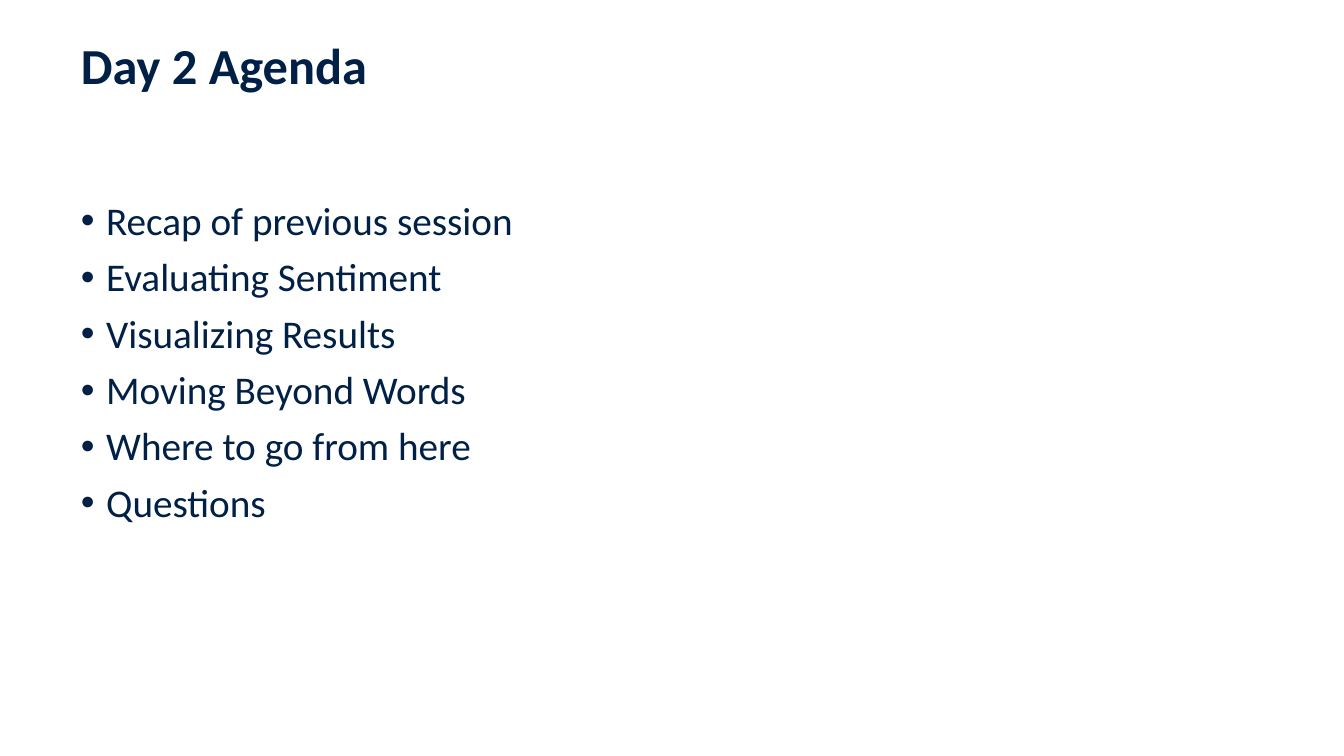
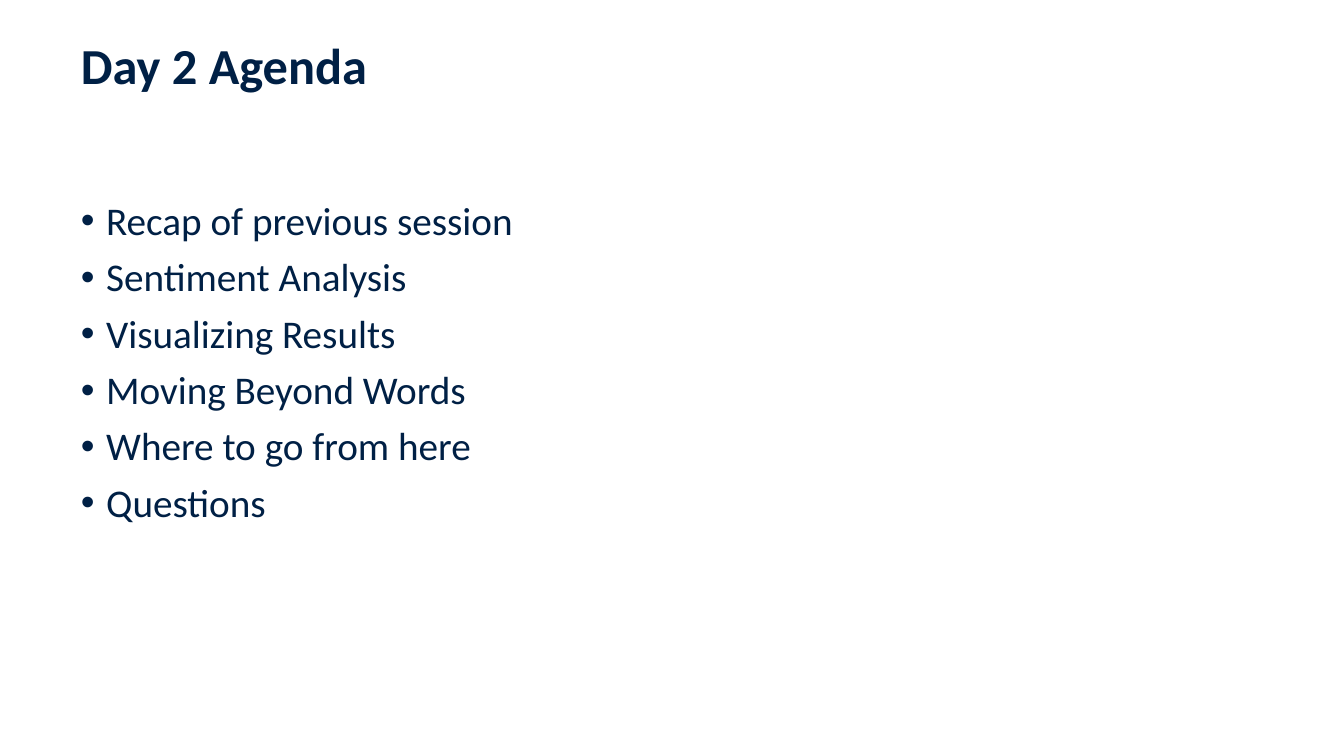
Before and after one commit to jennschilling/sentiment-analysis-in-R, a slide deck: slide 14 of slides/Sentiment Analysis in R.pptx. Drawn at 1344x756 pixels with LibreOffice and Linux fonts; fonts in the diff are those of the drawing; background and template pictures are left out. Boxes give left, top, right and bottom in pixels: in the first picture for what was removed or moved away, otherwise in the second. Text is boxed around its words. In the diff, an @@ line names an element or a change of style, - is before the commit and + after.

```diff
--- a/slides/Sentiment Analysis in R.pptx
+++ b/slides/Sentiment Analysis in R.pptx
@@ text at box(106, 263, 407, 298): text changed @@
-• Evaluating Sentiment
+• Sentiment Analysis
```
Also in this commit, not shown: 1 other file.
